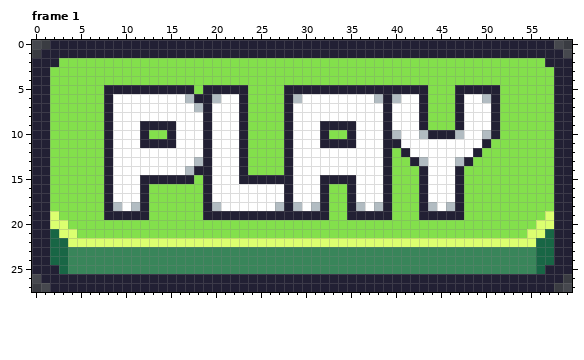
Edited in one commit: pixel-art file (Game Art/UI/Playbutton.aseprite). Above is the file before it was changed.
60x28 pixels, 2 frames. Shown: frame 1. The commit also changed other frames, which this record leaves out.
And afterwards:
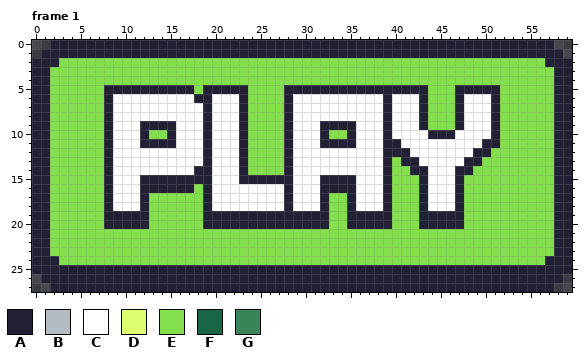
Palette (. is transparent): A #222034  B #b2bcc2  C #ffffff  D #dcff70  E #83e04c  F #186645  G #39855a
From old to new:
--- frame 1
@@ x 0..59 @@
  5 AAEEEEEEAAAAAAAAAAEAAAAAEEEEAAAAAAAAAAAAAAAAEEEAAAAAEEEEEEAA
- 6 AAEEEEEEACCCCCCCCBAABCCAEEEEABCCCCCCCCBABCCAEEEACCBAEEEEEEAA
- 7 AAEEEEEEACCCCCCCCCBACCCAEEEEACCCCCCCCCCACCCAEEEACCCAEEEEEEAA
+ 6 AAEEEEEEACCCCCCCCCAACCCAEEEEACCCCCCCCCCACCCAEEEACCCAEEEEEEAA
+ 7 AAEEEEEEACCCCCCCCCCACCCAEEEEACCCCCCCCCCACCCAEEEACCCAEEEEEEAA
  8 AAEEEEEEACCCCCCCCCCACCCAEEEEACCCCCCCCCCACCCAEEEACCCAEEEEEEAA
  9 AAEEEEEEACCCAAAACCCACCCAEEEEACCCAAAACCCACCCAEEEACCCAEEEEEEAA
-10 AAEEEEEEACCCAEEACCCACCCAEEEEACCCAEEACCCABCCBAAABCCBAEEEEEEAA
-11 AAEEEEEEACCCAAAACCCACCCAEEEEACCCAAAACCCAACCCCCCCCCAEEEEEEEAA
-12 AAEEEEEEACCCCCCCCCCACCCAEEEEACCCCCCCCCCAEACCCCCCCAEEEEEEEEAA
-13 AAEEEEEEACCCCCCCCCBACCCAEEEEACCCCCCCCCCAEEABCCCBAEEEEEEEEEAA
-14 AAEEEEEEACCCCCCCCBAACCCAEEEEACCCCCCCCCCAEEEACCCAEEEEEEEEEEAA
-15 AAEEEEEEACCCAAAAAAEACCCAAAAAACCCAAAACCCAEEEACCCAEEEEEEEEEEAA
-16 AAEEEEEEACCCAEEEEEEACCCCCCCCACCCAEEACCCAEEEACCCAEEEEEEEEEEAA
+10 AAEEEEEEACCCAEEACCCACCCAEEEEACCCAEEACCCACCCCAAACCCCAEEEEEEAA
+11 AAEEEEEEACCCAAAACCCACCCAEEEEACCCAAAACCCAACCCCCCCCCAAEEEEEEAA
+12 AAEEEEEEACCCCCCCCCCACCCAEEEEACCCCCCCCCCAAACCCCCCCAAEEEEEEEAA
+13 AAEEEEEEACCCCCCCCCCACCCAEEEEACCCCCCCCCCAEAACCCCCAAEEEEEEEEAA
+14 AAEEEEEEACCCCCCCCCAACCCAEEEEACCCCCCCCCCAEEAACCCAAEEEEEEEEEAA
+15 AAEEEEEEACCCAAAAAAAACCCAAAAAACCCAAAACCCAEEEACCCAEEEEEEEEEEAA
+16 AAEEEEEEACCCAAAAAAEACCCCCCCCACCCAAAACCCAEEEACCCAEEEEEEEEEEAA
 17 AAEEEEEEACCCAEEEEEEACCCCCCCCACCCAEEACCCAEEEACCCAEEEEEEEEEEAA
-18 AAEEEEEEABCBAEEEEEEABCCCCCCBABCBAEEABCBAEEEABCBAEEEEEEEEEEAA
-19 AADEEEEEAAAAAEEEEEEAAAAAAAAAAAAAAEEAAAAAEEEAAAAAEEEEEEEEEDAA
-20 AADDEEEEEEEEEEEEEEEEEEEEEEEEEEEEEEEEEEEEEEEEEEEEEEEEEEEEDDAA
-21 AAFDDEEEEEEEEEEEEEEEEEEEEEEEEEEEEEEEEEEEEEEEEEEEEEEEEEEDDFAA
-22 AAFFDDDDDDDDDDDDDDDDDDDDDDDDDDDDDDDDDDDDDDDDDDDDDDDDDDDDFFAA
-23 AAFFGGGGGGGGGGGGGGGGGGGGGGGGGGGGGGGGGGGGGGGGGGGGGGGGGGGGFFAA
-24 AAFFGGGGGGGGGGGGGGGGGGGGGGGGGGGGGGGGGGGGGGGGGGGGGGGGGGGGFFAA
-25 AAAFGGGGGGGGGGGGGGGGGGGGGGGGGGGGGGGGGGGGGGGGGGGGGGGGGGGGFAAA
+18 AAEEEEEEACCCAEEEEEEACCCCCCCCACCCAEEACCCAEEEACCCAEEEEEEEEEEAA
+19 AAEEEEEEAAAAAEEEEEEAAAAAAAAAAAAAAEEAAAAAEEEAAAAAEEEEEEEEEEAA
+20 AAEEEEEEAAAAAEEEEEEAAAAAAAAAAAAAAEEAAAAAEEEAAAAAEEEEEEEEEEAA
+21 AAEEEEEEEEEEEEEEEEEEEEEEEEEEEEEEEEEEEEEEEEEEEEEEEEEEEEEEEEAA
+22 AAEEEEEEEEEEEEEEEEEEEEEEEEEEEEEEEEEEEEEEEEEEEEEEEEEEEEEEEEAA
+23 AAEEEEEEEEEEEEEEEEEEEEEEEEEEEEEEEEEEEEEEEEEEEEEEEEEEEEEEEEAA
+24 AAAEEEEEEEEEEEEEEEEEEEEEEEEEEEEEEEEEEEEEEEEEEEEEEEEEEEEEEAAA
+25 AAAAAAAAAAAAAAAAAAAAAAAAAAAAAAAAAAAAAAAAAAAAAAAAAAAAAAAAAAAA
 26 .AAAAAAAAAAAAAAAAAAAAAAAAAAAAAAAAAAAAAAAAAAAAAAAAAAAAAAAAAA.
Changed places in both pictures, as pixel boxes (x1, y1, x2, y2):
changed: (50, 94, 554, 274)
